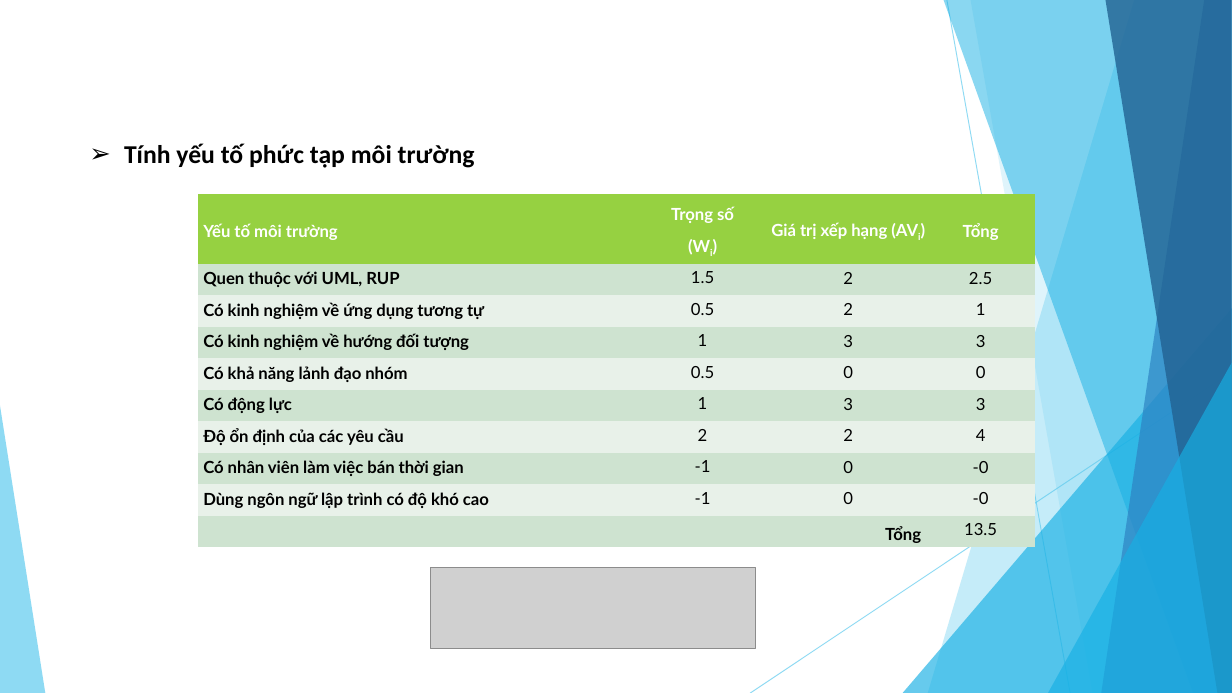
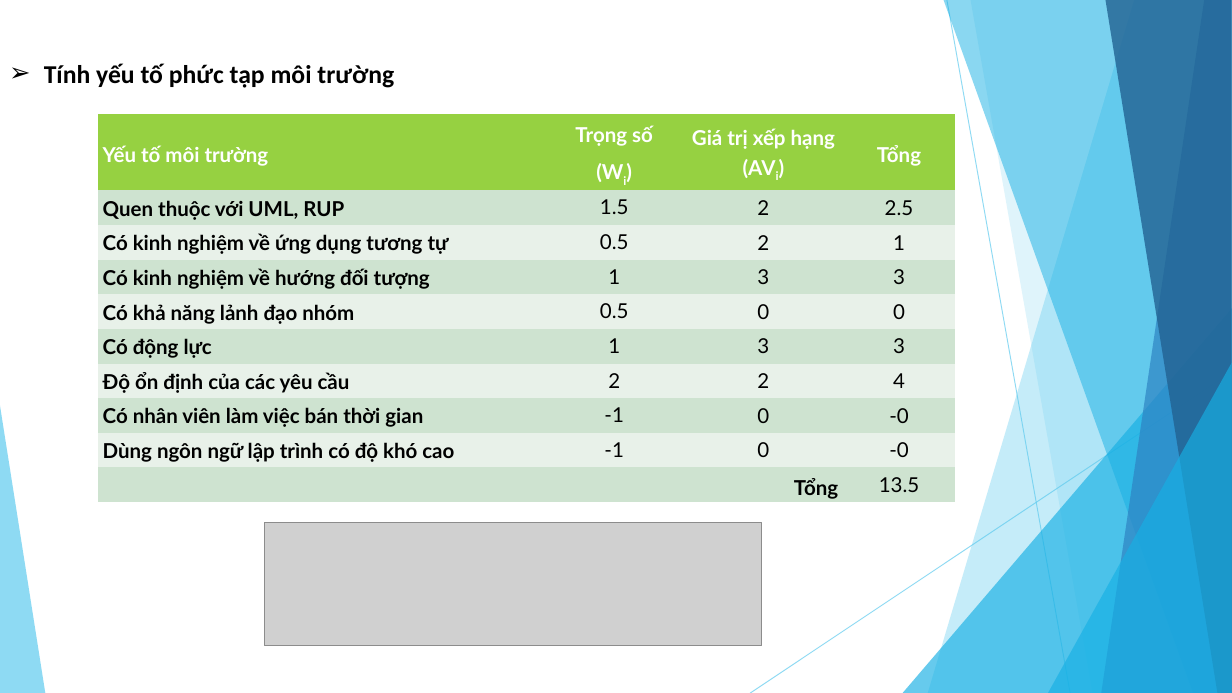
Before and after one commit to Project-Manager-Subject/ecom-shop, a slide deck: slide 14 of blog/docs/webiste_maytinh.pptx. Drawn at 1232x693 pixels with LibreOffice and Linux fonts; fonts in the diff are those of the drawing; grey boxes stand for pictures. Boxes give left, top, right and bottom in pixels: in the first picture for what was removed or moved away, otherwise in the second. Text is boxed around its words. In the diff, an @@ line names an element or a change of style, - is before the commit and + after.

```diff
--- a/blog/docs/webiste_maytinh.pptx
+++ b/blog/docs/webiste_maytinh.pptx
@@ text "Tính yếu tố phức tạp ...": place and size @@
-text "Tính yếu tố phức tạp ..." at [124, 143, 475, 168]
+text "Tính yếu tố phức tạp ..." at [44, 63, 394, 88]
@@ table at [98, 114, 956, 503] @@
@@ size 13 to 16 pt @@
@@ table: place and size @@
-table at [199, 194, 1035, 547]
+table at [98, 114, 956, 503]
@@ picture: place and size @@
-picture at [431, 567, 756, 648]
+picture at [264, 522, 762, 646]
```
Also in this commit, not shown: 17 other slides changed, 10 slides added, 10 slides removed, 1 other file.
